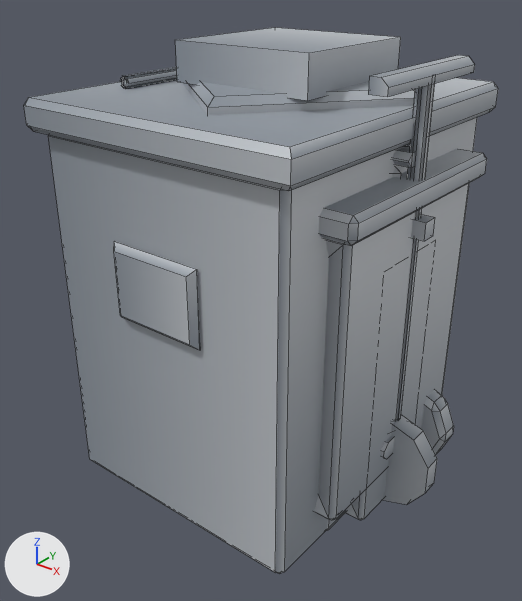
The Blender file art/source/dt_tier2.blend, before and after one commit.
Both versions are drawn from a camera (50 mm lens) standing at (3.56, -4.81, 4.52) and looking at (-0.1, -0.24, 1.69). Lighting does not change. The marker at lower left points along +X, +Y and +Z. The first picture is the older version. Mesh edges are drawn as thin lines.

The first picture shows 'dt_e_scooter', 'dt_inflatable_flamingo', 'dt_newspaper_box', 'dt_pizza_box_tower', 'dt_shopping_cart', 'dt_suitcase', 'dt_wheelie_bin' and 1 more.
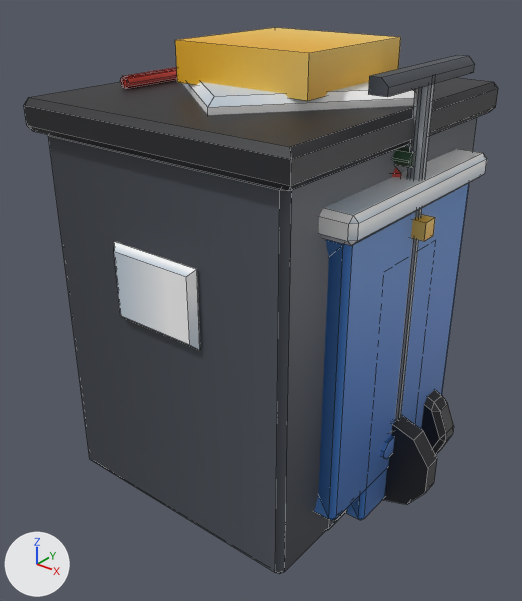
Pixel boxes (x1, y1, x2, y2) of what changed, in the pictures (522 x 601 px):
part 1 of me_dt_e_scooter, surface changed
    both: (368, 55, 475, 504)
part 2 of me_dt_inflatable_flamingo, surface changed
    both: (390, 214, 435, 433)
part 3 of me_dt_newspaper_box, surface changed
    both: (314, 149, 487, 530)
part 4 of me_dt_pizza_box_tower, surface changed (grey to orange)
    both: (175, 28, 415, 177)
part 5 of me_dt_shopping_cart, surface changed (grey to red)
    both: (120, 67, 177, 89)
part 6 of me_dt_suitcase, surface changed (grey to blue)
    both: (346, 468, 387, 520)
part 7 of me_dt_wheelie_bin, surface changed (darker)
    both: (24, 78, 498, 573)

Patch to the scene script:
```diff
--- a/art/source/dt_tier2.blend.py
+++ b/art/source/dt_tier2.blend.py
@@ me_dt_e_scooter @@
 me_dt_e_scooter.from_pydata(...)  # 120 vertices, 77 faces; spans x -1.6..1.6, y -0.65..0.65, z 0.0..3.8
 # used by ob_dt_e_scooter; location = (0.0, 0.0, 0.0)
+# me_dt_e_scooter part 1: texture (UV) coordinates of 63 of 77 faces, centred in x -1.6..1.6, y -0.65..0.65, z 0.04..3.8, changed; they spanned u 0.0..0.12, v 0.81..0.87 and now span u 0.13..0.37, v 0.75..0.87
 me_dt_e_scooter.materials.append(mat_palette)
@@ me_dt_inflatable_flamingo @@
 me_dt_inflatable_flamingo.from_pydata(...)  # 116 vertices, 120 faces; spans x -1.34..1.34, y -1.24..1.24, z 0.0..3.0
 # used by ob_dt_inflatable_flamingo; location = (0.0, 0.0, 0.0)
+# me_dt_inflatable_flamingo part 2: texture (UV) coordinates of 120 of 120 faces, centred in x -1.1..1.34, y -1.11..1.11, z 0.29..2.89, changed; they spanned u 0.0..0.12, v 0.81..0.87 and now span u 0.13..1.0, v 0.75..0.87
 me_dt_inflatable_flamingo.materials.append(mat_palette)
@@ me_dt_newspaper_box @@
 me_dt_newspaper_box.from_pydata(...)  # 118 vertices, 123 faces; spans x -1.32..1.32, y -1.05..1.05, z 0.0..3.0
 # used by ob_dt_newspaper_box; location = (0.0, 0.0, 0.0)
+# me_dt_newspaper_box part 3: texture (UV) coordinates of 123 of 123 faces, centred in x -1.32..1.32, y -1.05..1.05, z 0.0..3.0, changed; they spanned u 0.0..0.12, v 0.81..0.87 and now span u 0.13..1.0, v 0.75..0.94
 me_dt_newspaper_box.materials.append(mat_palette)
@@ me_dt_pizza_box_tower @@
 me_dt_pizza_box_tower.from_pydata(...)  # 124 vertices, 108 faces; spans x -1.1..1.1, y -1.1..1.1, z 0.0..3.9
 # used by ob_dt_pizza_box_tower; location = (0.0, 0.0, 0.0)
+# me_dt_pizza_box_tower part 4: texture (UV) coordinates of 108 of 108 faces, centred in x -0.79..0.93, y -0.95..0.79, z 0.0..3.9, changed; they spanned u 0.0..0.12, v 0.81..0.87 and now span u 0.0..1.0, v 0.75..0.87
 me_dt_pizza_box_tower.materials.append(mat_palette)
@@ me_dt_shopping_cart @@
 me_dt_shopping_cart.from_pydata(...)  # 124 vertices, 88 faces; spans x -1.16..1.16, y -0.76..0.76, z 0.0..3.6
 # used by ob_dt_shopping_cart; location = (0.0, 0.0, 0.0)
+# me_dt_shopping_cart part 5: 56 kept faces spanning x -1.16..1.05, y -0.76..0.76, z 0.0..3.6 get new texture (UV) coordinates
 me_dt_shopping_cart.materials.append(mat_palette)
@@ me_dt_suitcase @@
 me_dt_suitcase.from_pydata(...)  # 116 vertices, 112 faces; spans x -1.22..1.22, y -0.52..0.52, z 0.0..2.6
 # used by ob_dt_suitcase; location = (0.0, 0.0, 0.0)
+# me_dt_suitcase part 6: texture (UV) coordinates of 98 of 112 faces, centred in x -1.22..1.22, y -0.45..0.52, z 0.0..2.6, changed; they spanned u 0.0..0.12, v 0.81..0.87 and now span u 0.13..0.37, v 0.75..0.87
 me_dt_suitcase.materials.append(mat_palette)
@@ me_dt_wheelie_bin @@
 me_dt_wheelie_bin.from_pydata(...)  # 114 vertices, 117 faces; spans x -1.46..1.46, y -1.52..1.52, z 0.0..3.5
 # used by ob_dt_wheelie_bin; location = (0.0, 0.0, 0.0)
+# me_dt_wheelie_bin part 7: texture (UV) coordinates of 117 of 117 faces, centred in x -1.46..1.46, y -1.52..1.52, z 0.0..3.5, changed; they spanned u 0.0..0.12, v 0.81..0.87 and now span u 0.13..1.0, v 0.81..0.87
 me_dt_wheelie_bin.materials.append(mat_palette)
```
